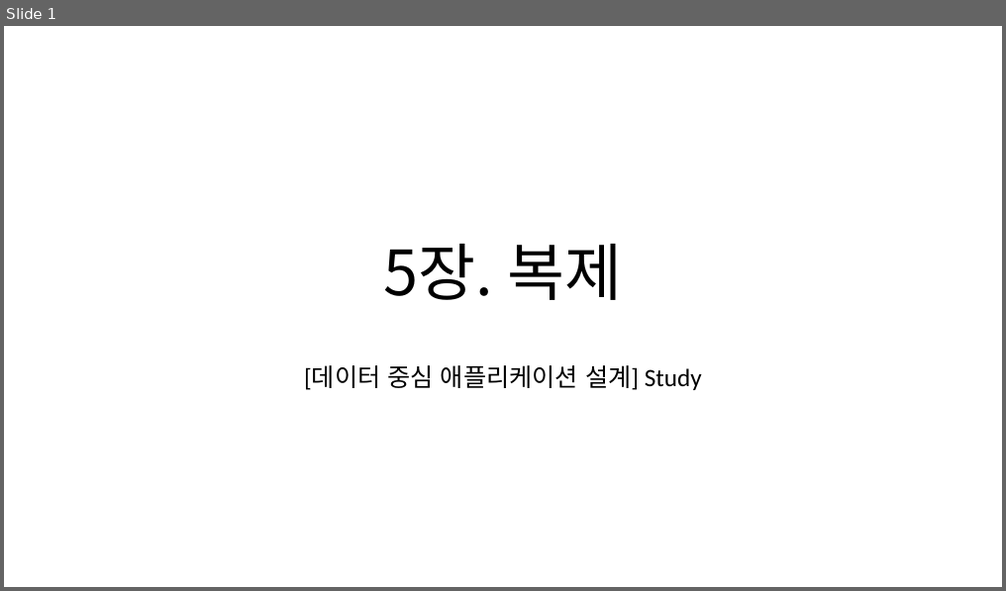
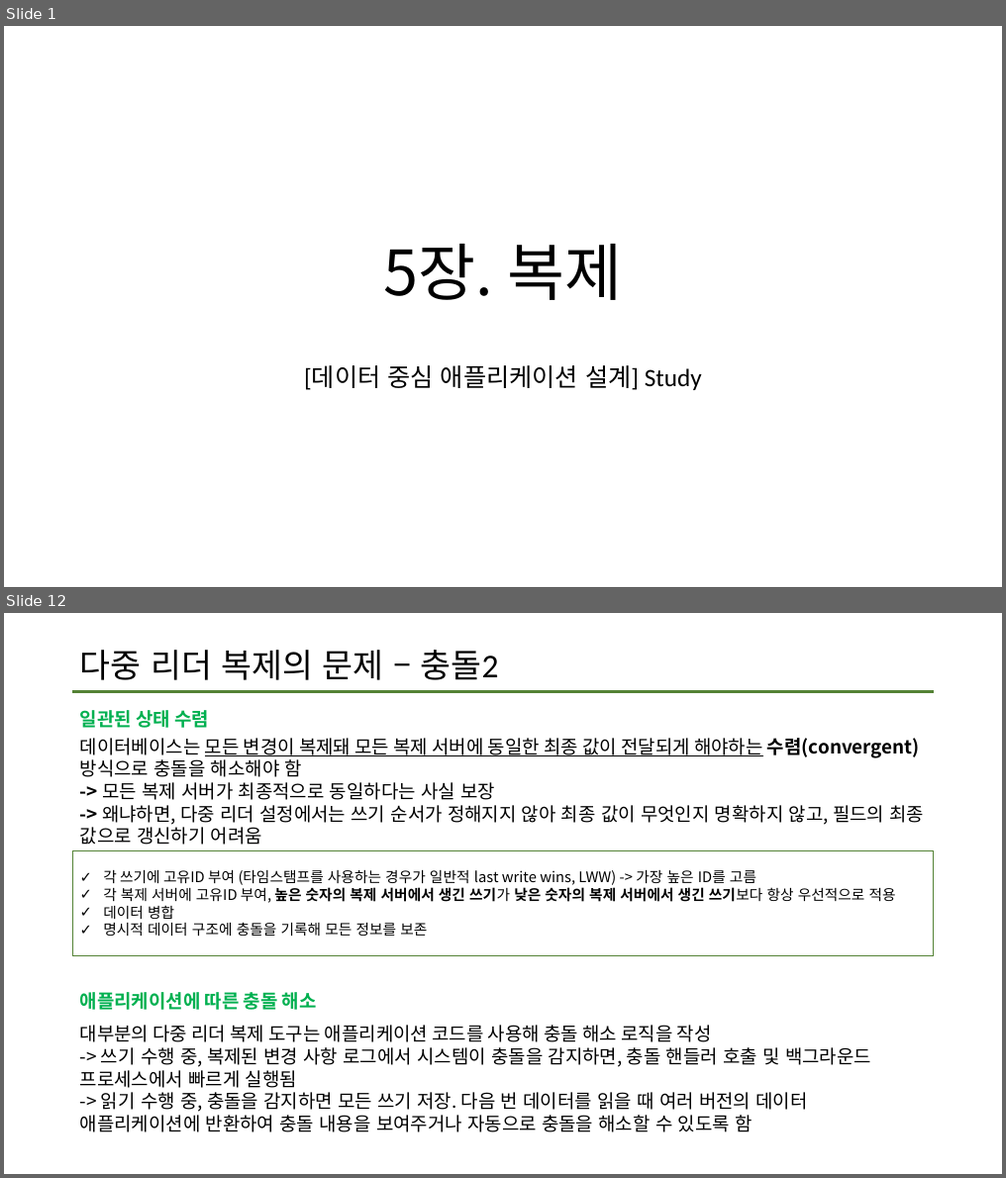
Before and after one commit to data-system-wiki/designing-data-intensive-applications, a slide deck: resources/chapter 5 summary.pptx. Shown one above the other, each under a label of ours: slide 1 before the commit, slides 1 and 12 after it; the slides between them are not shown. The pictures are 1006x591 and 1006x1178 pixels, drawn with LibreOffice and Linux fonts; fonts in the diff are those of the drawing. Boxes give left, top, right and bottom in pixels: in the first picture for what was removed or moved away, otherwise in the second. Text is boxed around its words. In the diff, an @@ line names an element or a change of style, - is before the commit and + after.

Commit message:
2차 업데이트

```diff
--- a/resources/chapter 5 summary.pptx
+++ b/resources/chapter 5 summary.pptx
@@ slide 12 added at <box>4,613,1002,1174</box>, background #FFFFFF @@
@@ title added at <box>80,650,499,680</box>, 32 pt, text #000000 @@
+다중 리더 복제의 문제 – 충돌2
@@ line added from (73, 691) to (934, 691), #548235 2.25 pt @@
@@ text added at <box>80,710,209,728</box>, 18 pt, text #00B050, bold @@
+일관된 상태 수렴
@@ text added at <box>80,738,925,845</box>, 18 pt, text #000000 @@
+데이터베이스는 모든 변경이 복제돼 모든 복제 서버에 동일한 최종 값이 전달되게 해야하는 수렴(convergent) 방식으로 충돌을 해소해야 함
+-> 모든 복제 서버가 최종적으로 동일하다는 사실 보장
+-> 왜냐하면, 다중 리더 설정에서는 쓰기 순서가 정해지지 않아 최종 값이 무엇인지 명확하지 않고, 필드의 최종 값으로 갱신하기 어려움
@@ rectangle added at <box>73,851,934,956</box>, outline #538234 1 pt, 14 pt, text #000000 @@
+✓ 각 쓰기에 고유ID 부여 (타임스탬프를 사용하는 경우가 일반적 last write wins, LWW) -> 가장 높은 ID를 고름
+✓ 각 복제 서버에 고유ID 부여, 높은 숫자의 복제 서버에서 생긴 쓰기가 낮은 숫자의 복제 서버에서 생긴 쓰기보다 항상 우선적으로 적용
+✓ 데이터 병합
+✓ 명시적 데이터 구조에 충돌을 기록해 모든 정보를 보존
@@ text added at <box>80,992,317,1010</box>, 18 pt, text #00B050, bold @@
+애플리케이션에 따른 충돌 해소
@@ text added at <box>80,1025,871,1133</box>, 18 pt, text #000000 @@
+대부분의 다중 리더 복제 도구는 애플리케이션 코드를 사용해 충돌 해소 로직을 작성
+-> 쓰기 수행 중, 복제된 변경 사항 로그에서 시스템이 충돌을 감지하면, 충돌 핸들러 호출 및 백그라운드 프로세스에서 빠르게 실행됨
+-> 읽기 수행 중, 충돌을 감지하면 모든 쓰기 저장. 다음 번 데이터를 읽을 때 여러 버전의 데이터 애플리케이션에 반환하여 충돌 내용을 보여주거나 자동으로 충돌을 해소할 수 있도록 함
```
Also in this commit, not shown: 4 slides changed, 8 other slides added.
